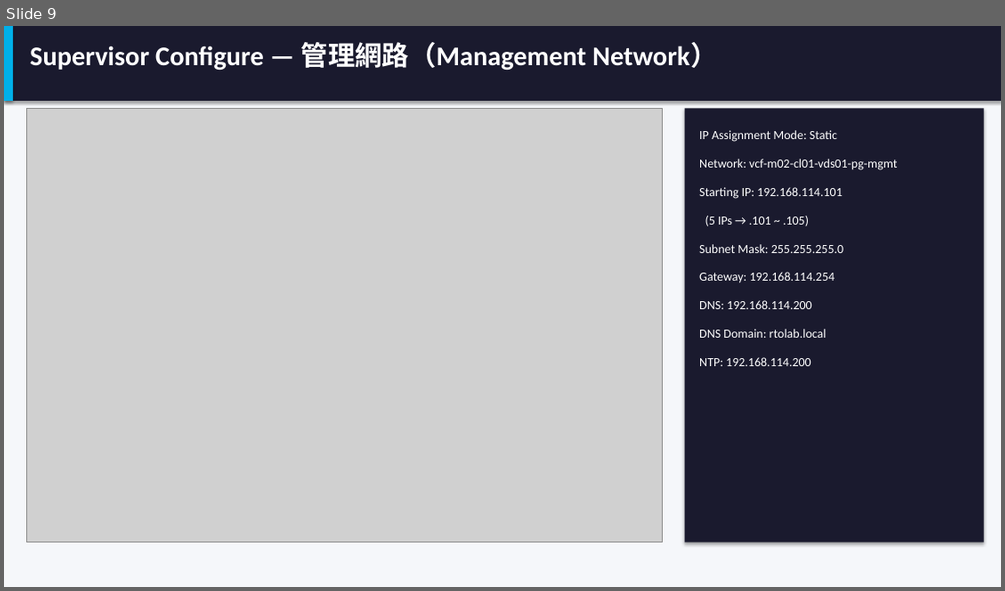
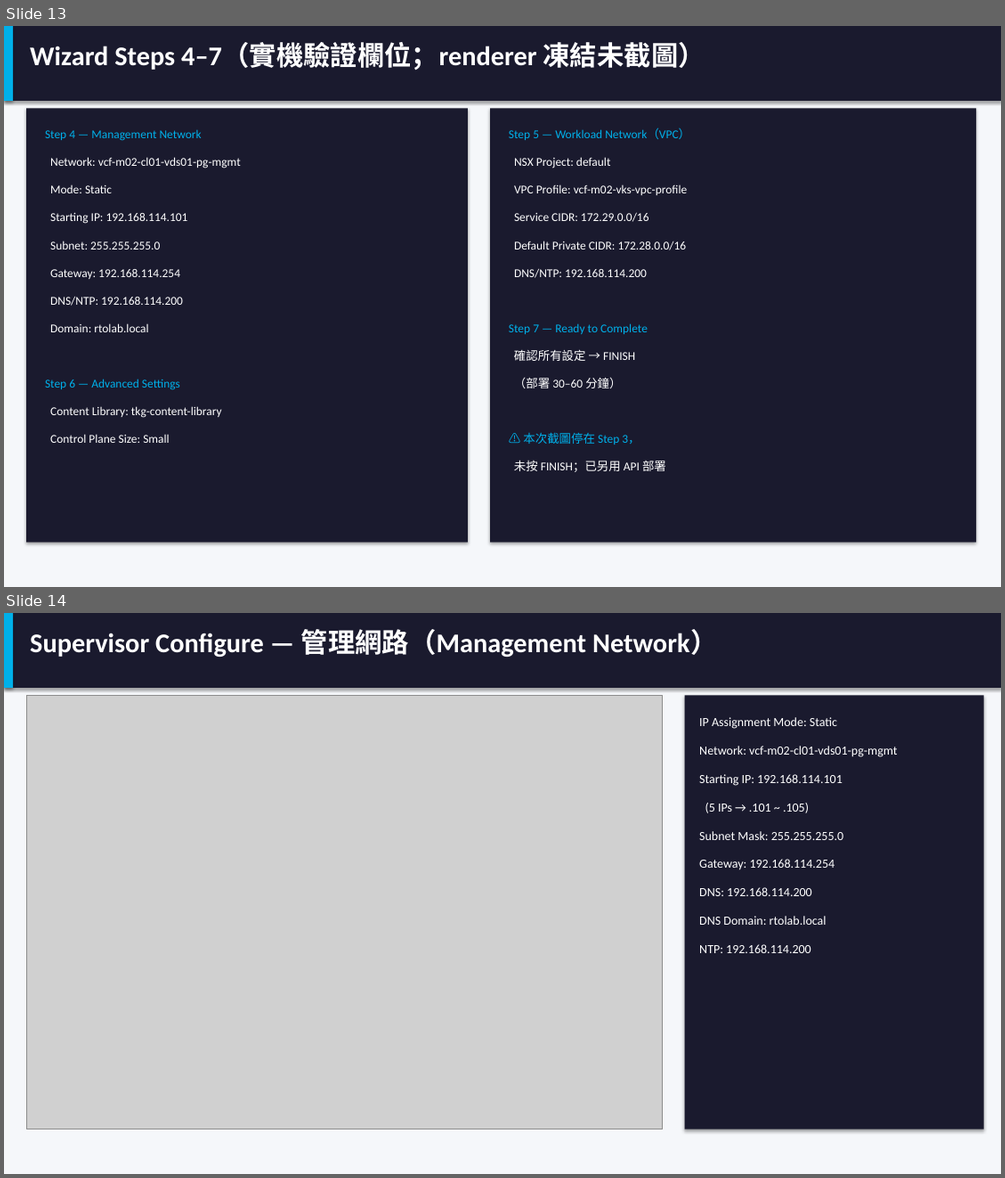
Before and after one commit to kostenyang/vcf9.1vks, a slide deck: VKS-on-VCF91.pptx. Shown one above the other, each under a label of ours: slide 9 before the commit, slides 13 and 14 after it. The pictures are 1005x591 and 1005x1178 pixels, drawn with LibreOffice and Linux fonts; fonts in the diff are those of the drawing; grey boxes stand for pictures. Boxes give left, top, right and bottom in pixels: in the first picture for what was removed or moved away, otherwise in the second. Text is boxed around its words. In the diff, an @@ line names an element or a change of style, - is before the commit and + after.

```diff
--- a/VKS-on-VCF91.pptx
+++ b/VKS-on-VCF91.pptx
@@ slide 13 added at (x1=4, y1=26, x2=1001, y2=587), background #FFFFFF @@
@@ rectangle added at (x1=4, y1=26, x2=1001, y2=587), fill #F5F7FA @@
@@ rectangle added at (x1=4, y1=26, x2=1001, y2=101), fill #1A1A2E @@
@@ rectangle added at (x1=4, y1=26, x2=13, y2=101), fill #00B0EA @@
@@ text added at (x1=30, y1=42, x2=705, y2=70), 26 pt, text #FFFFFF, bold @@
+Wizard Steps 4–7（實機驗證欄位；renderer 凍結未截圖）
@@ rectangle added at (x1=26, y1=108, x2=468, y2=542), fill #1A1A2E @@
@@ text added at (x1=45, y1=130, x2=202, y2=141), 11.5 pt, text #00B0EA @@
+Step 4 — Management Network
@@ rectangle added at (x1=490, y1=108, x2=976, y2=542), fill #1A1A2E @@
@@ text added at (x1=509, y1=128, x2=690, y2=140), 11.5 pt, text #00B0EA @@
+Step 5 — Workload Network（VPC）
@@ text added at (x1=50, y1=157, x2=241, y2=168), 11.5 pt, text #FFFFFF @@
+Network: vcf-m02-cl01-vds01-pg-mgmt
@@ text added at (x1=514, y1=157, x2=611, y2=168), 11.5 pt, text #FFFFFF @@
+NSX Project: default
@@ text added at (x1=50, y1=184, x2=112, y2=193), 11.5 pt, text #FFFFFF @@
+Mode: Static
@@ text added at (x1=514, y1=184, x2=688, y2=195), 11.5 pt, text #FFFFFF @@
+VPC Profile: vcf-m02-vks-vpc-profile
@@ text added at (x1=50, y1=212, x2=188, y2=224), 11.5 pt, text #FFFFFF @@
+Starting IP: 192.168.114.101
@@ text added at (x1=514, y1=212, x2=649, y2=222), 11.5 pt, text #FFFFFF @@
+Service CIDR: 172.29.0.0/16
@@ text added at (x1=50, y1=240, x2=160, y2=249), 11.5 pt, text #FFFFFF @@
+Subnet: 255.255.255.0
@@ text added at (x1=514, y1=240, x2=687, y2=250), 11.5 pt, text #FFFFFF @@
+Default Private CIDR: 172.28.0.0/16
@@ text added at (x1=50, y1=269, x2=180, y2=279), 11.5 pt, text #FFFFFF @@
+Gateway: 192.168.114.254
@@ text added at (x1=514, y1=268, x2=647, y2=278), 11.5 pt, text #FFFFFF @@
+DNS/NTP: 192.168.114.200
@@ text added at (x1=50, y1=296, x2=183, y2=305), 11.5 pt, text #FFFFFF @@
+DNS/NTP: 192.168.114.200
@@ text added at (x1=50, y1=323, x2=148, y2=332), 11.5 pt, text #FFFFFF @@
+Domain: rtolab.local
@@ text added at (x1=509, y1=323, x2=647, y2=334), 11.5 pt, text #00B0EA @@
+Step 7 — Ready to Complete
@@ text added at (x1=514, y1=349, x2=635, y2=361), 11.5 pt, text #FFFFFF @@
+確認所有設定 → FINISH
@@ text added at (x1=45, y1=378, x2=180, y2=390), 11.5 pt, text #00B0EA @@
+Step 6 — Advanced Settings
@@ text added at (x1=514, y1=377, x2=621, y2=388), 11.5 pt, text #FFFFFF @@
+（部署 30–60 分鐘）
@@ text added at (x1=50, y1=406, x2=222, y2=418), 11.5 pt, text #FFFFFF @@
+Content Library: tkg-content-library
@@ text added at (x1=50, y1=434, x2=170, y2=443), 11.5 pt, text #FFFFFF @@
+Control Plane Size: Small
@@ text added at (x1=523, y1=432, x2=639, y2=444), 11.5 pt, text #00B0EA @@
+⚠️ 本次截圖停在 Step 3，
@@ text added at (x1=514, y1=459, x2=666, y2=472), 11.5 pt, text #FFFFFF @@
+未按 FINISH；已另用 API 部署
@@ what was slide 9 is now slide 14 @@
```
Also in this commit, not shown: 1 slide changed, 4 other slides added, 3 other files.
